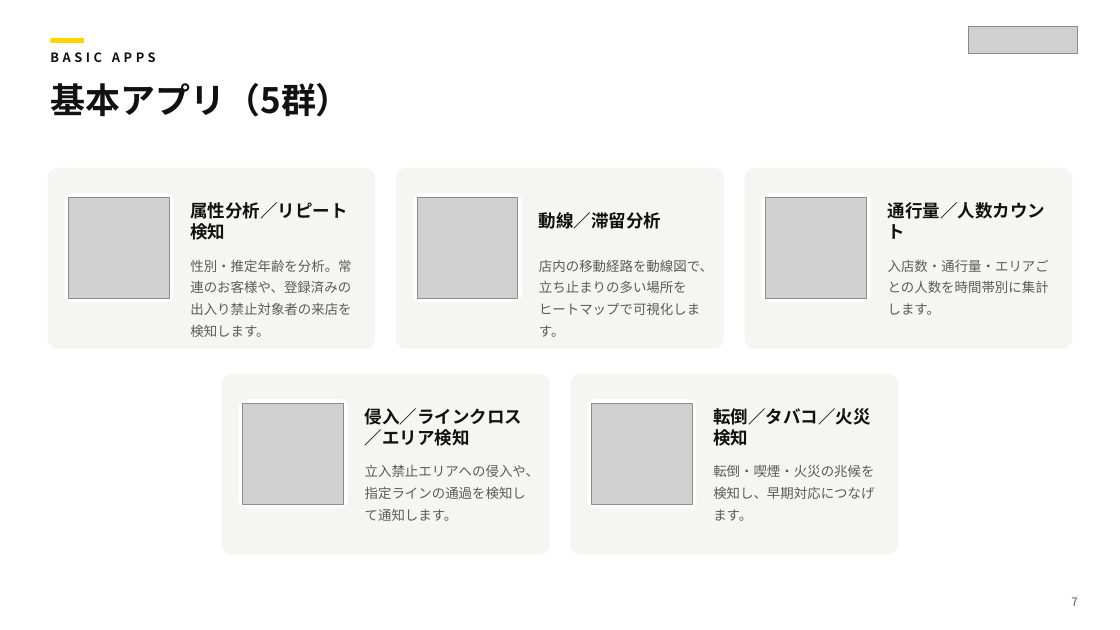
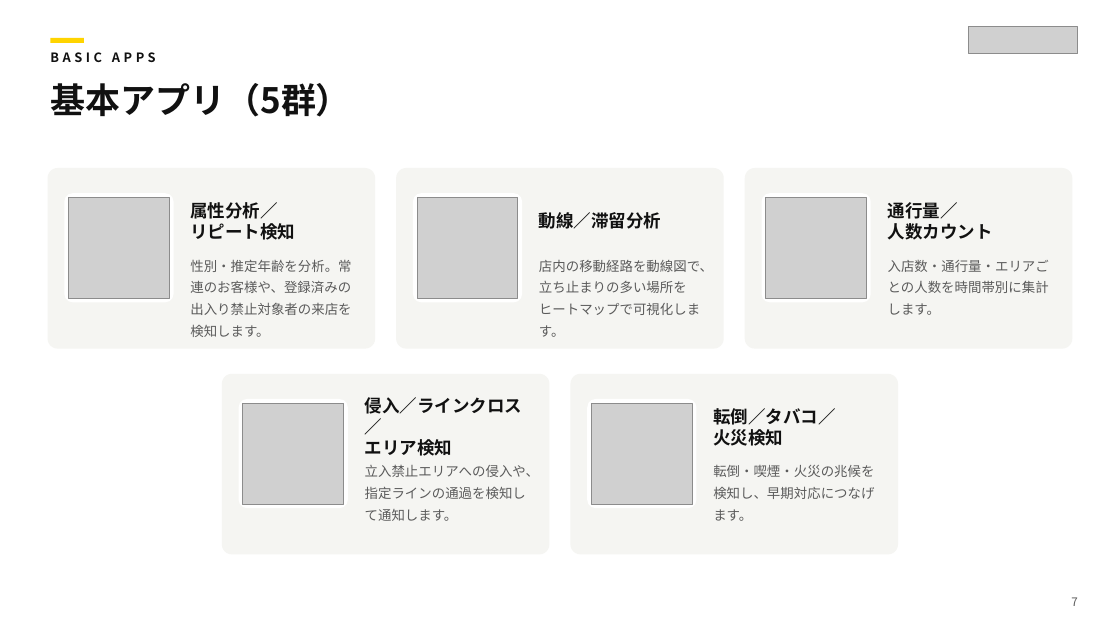
Before and after one commit to kuhara9898amb/AIInfinity, a slide deck: slide 7 of canva/hachinos/HACHINOS_presentation.pptx. Drawn at 1120x630 pixels with LibreOffice and Linux fonts; fonts in the diff are those of the drawing; grey boxes stand for pictures. Boxes give left, top, right and bottom in pixels: in the first picture for what was removed or moved away, otherwise in the second. Text is boxed around its words. In the diff, an @@ line names an element or a change of style, - is before the commit and + after.

```diff
--- a/canva/hachinos/HACHINOS_presentation.pptx
+++ b/canva/hachinos/HACHINOS_presentation.pptx
@@ text at (x1=190, y1=202, x2=295, y2=240): text changed @@
-属性分析／リピート検知
+属性分析／
+リピート検知
@@ text at (x1=888, y1=202, x2=993, y2=240): text changed @@
-通行量／人数カウント
+通行量／
+人数カウント
@@ text at (x1=365, y1=397, x2=522, y2=456): text changed @@
-侵入／ラインクロス／エリア検知
+侵入／ラインクロス／
+エリア検知
@@ text at (x1=713, y1=408, x2=835, y2=446): text changed @@
-転倒／タバコ／火災検知
+転倒／タバコ／
+火災検知
```
Also in this commit, not shown: 6 other slides changed, 1 other file.
